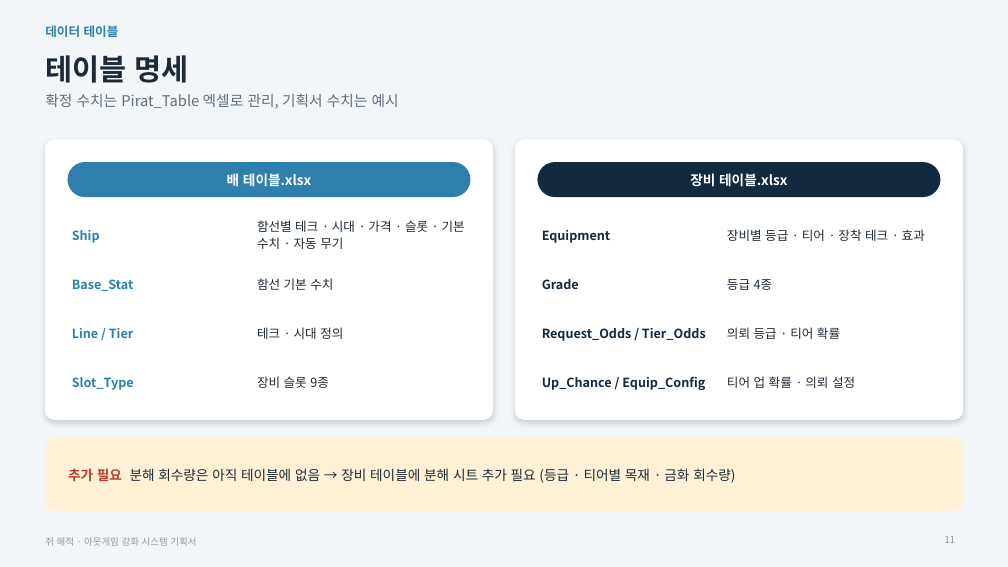
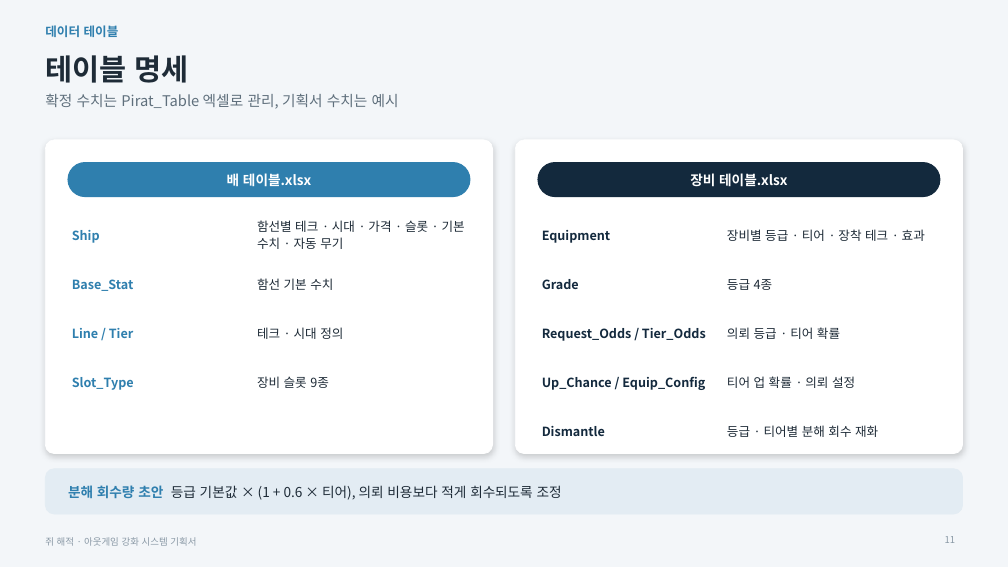
Before and after one commit to inory16351/RatPlain, a slide deck: slide 11 of Pirat_Plan/쥐해적_아웃게임강화기획서.pptx. Drawn at 1008x567 pixels with LibreOffice and Linux fonts; fonts in the diff are those of the drawing. Boxes give left, top, right and bottom in pixels: in the first picture for what was removed or moved away, otherwise in the second. Text is boxed around its words. In the diff, an @@ line names an element or a change of style, - is before the commit and + after.

```diff
--- a/Pirat_Plan/쥐해적_아웃게임강화기획서.pptx
+++ b/Pirat_Plan/쥐해적_아웃게임강화기획서.pptx
@@ rounded rectangle: place and size @@
-rounded rectangle at (45, 140, 493, 420)
+rounded rectangle at (45, 140, 493, 454)
@@ rounded rectangle at (45, 140, 493, 454): proportions changed @@
@@ rounded rectangle at (516, 140, 963, 454): proportions changed @@
@@ rounded rectangle: place and size @@
-rounded rectangle at (516, 140, 963, 420)
+rounded rectangle at (516, 140, 963, 454)
@@ text added at (542, 426, 605, 436), 12 pt, text #13293D, bold @@
+Dismantle
@@ text at (727, 425, 878, 437): text changed; size 13 to 12 pt @@
-추가 필요 분해 회수량은 아직 테이블에 없음 → 장비 테이블에 분해 시트 추가 필요 (등급 · 티어별 목재 · 금화 회수량)
+등급 · 티어별 분해 회수 재화
@@ rounded rectangle: place and size @@
-rounded rectangle at (45, 439, 963, 510)
+rounded rectangle at (45, 469, 963, 514)
@@ rounded rectangle at (45, 469, 963, 514): fill #FFF1D6 to #E3ECF3; outline #FFF1D6 0.75 pt to #E3ECF3 0.75 pt; proportions changed @@
@@ text added at (68, 485, 562, 500), 13 pt, text #1E2B37 @@
+분해 회수량 초안 등급 기본값 × (1 + 0.6 × 티어), 의뢰 비용보다 적게 회수되도록 조정
```
Also in this commit, not shown: 9 other slides changed, 5 other files.
